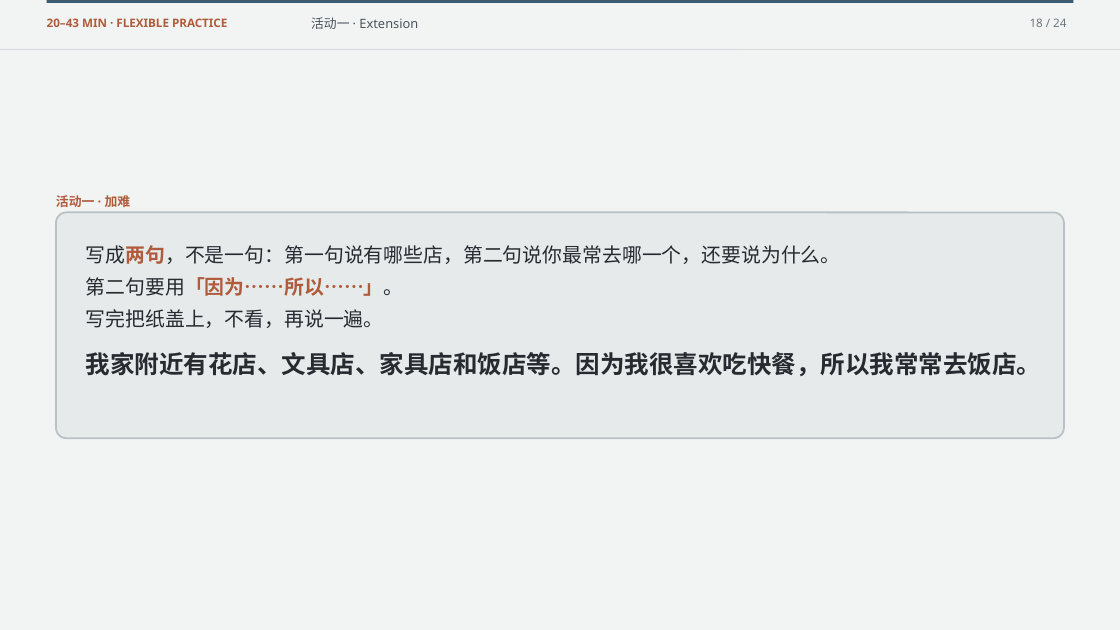
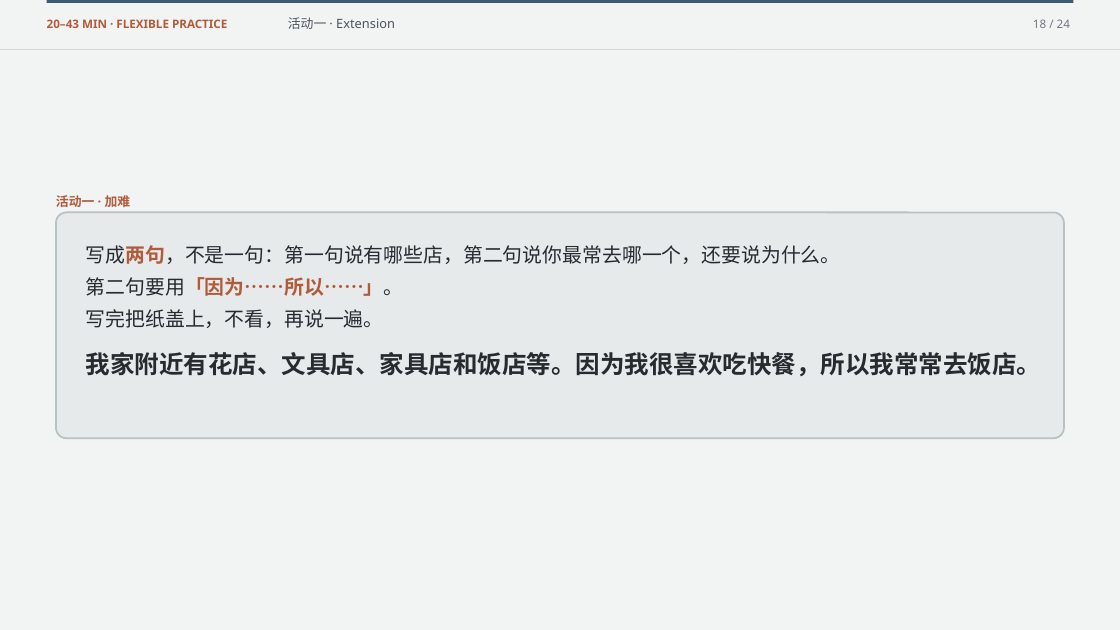
Before and after one commit to luojiahai/deck, a slide deck: slide 18 of index/designs/y8-l15/l1-shops-nearby/l1-shops-nearby.pptx. Drawn at 1120x630 pixels with LibreOffice and Linux fonts; fonts in the diff are those of the drawing. Boxes give left, top, right and bottom in pixels: in the first picture for what was removed or moved away, otherwise in the second. Text is boxed around its words. In the diff, an @@ line names an element or a change of style, - is before the commit and + after.

```diff
--- a/index/designs/y8-l15/l1-shops-nearby/l1-shops-nearby.pptx
+++ b/index/designs/y8-l15/l1-shops-nearby/l1-shops-nearby.pptx
@@ text "活动一 · Extension": place and size @@
-text "活动一 · Extension" at [311, 17, 418, 29]
+text "活动一 · Extension" at [288, 17, 395, 29]
@@ text "18 / 24": place and size @@
-text "18 / 24" at [1030, 18, 1066, 27]
+text "18 / 24" at [1033, 19, 1070, 28]
```
Also in this commit, not shown: 6 other slides changed, 49 other files.
